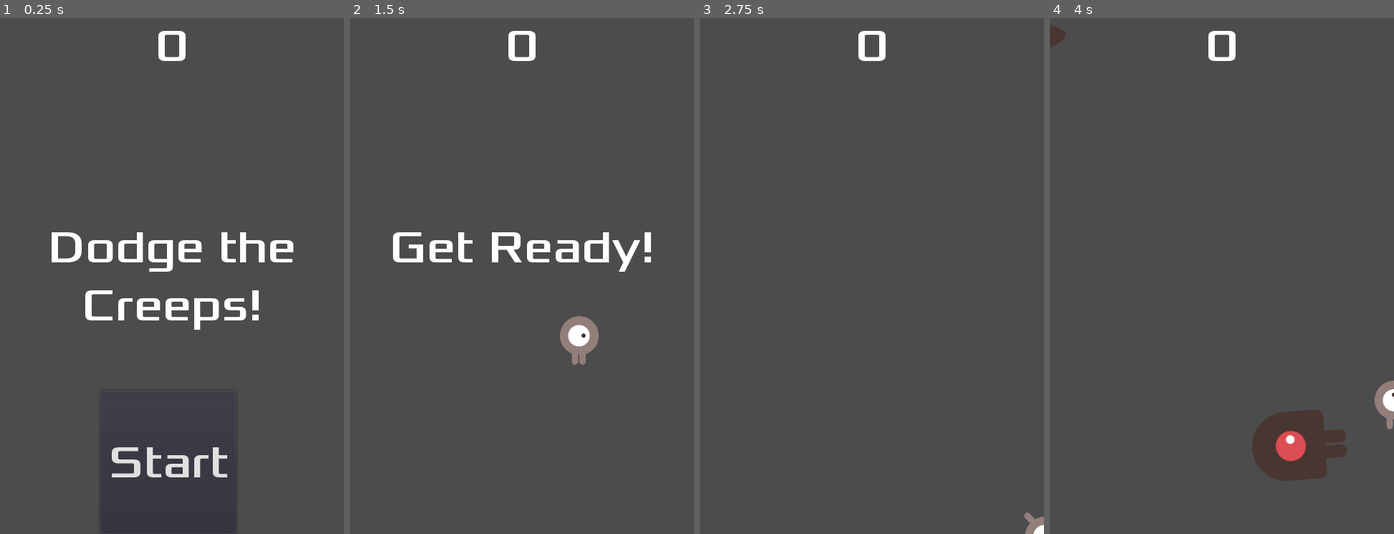
Above: before the commit, frames 1-4 (left to right).
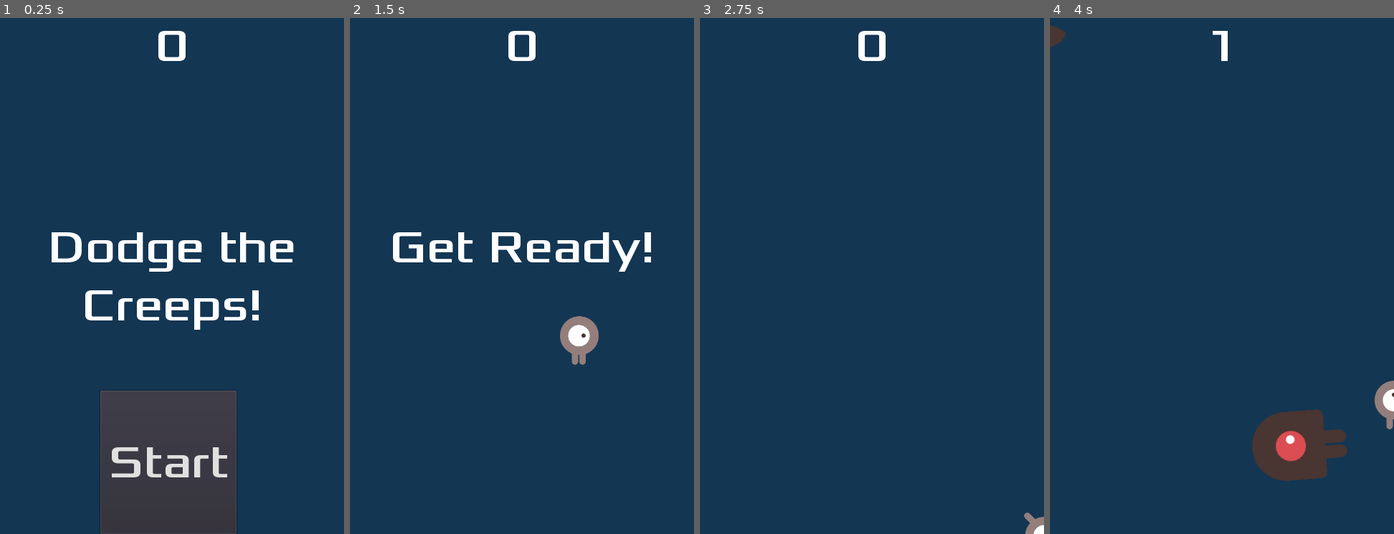
Above: after the commit, the same moments.

Repository: eurogym/godot-first2D-tutorial
Game: Godot game, scene res://Main.tscn
Two runs of this game, one before a commit and one after it. Both use one fixed random seed, a clock stepped at 60 frames per second and the inputs below.
Inputs:
- Up to frame 1 (0.25 s): no input
- Up to frame 2 (1.5 s): click "Start" at 0.5 s; tap Enter (start_game, bound only after the commit) at 1.25, 1.35 s; hold Right (move_right) from 1.28 s (still down)
- Up to frame 3 (2.75 s): release Right (move_right) at 2.03 s; hold Down (move_down) from 2.03 s (still down); tap Enter (start_game, bound only after the commit) at 2.1 s
- Up to frame 4 (4 s): release Down (move_down) at 2.78 s; hold Right (move_right) 2.78-3.53 s; tap Enter (start_game, bound only after the commit) at 2.85, 3.6 s; hold Up (move_up) from 3.53 s (still down)

The runs differ from the first frame. In frame 1, 86% of the frame differs, in the area x 0-100%, y 0-100%; in frame 2, 97%; in frame 3, 100%; in frame 4, 97%.
Error before the commit: Invalid set index 'text' (on base: 'null instance') with value of type 'String'. (res://HUD.gd:22)

Commit message:
Sound, background and Shortcuts

Diff:
--- a/HUD.gd
+++ b/HUD.gd
@@ -19,15 +19,12 @@
 	$StartButton.show()
 
 func update_score(score):
-	$ScoreLabel.text = str(score)
-
-
+	$ScoreLabel.text = String(score)
 
 func _on_MessageTimer_timeout():
 	$Message.hide()
 
 
-
 func _on_StartButton_pressed():
 	$StartButton.hide()
 	emit_signal("start_game")
--- a/HUD.tscn
+++ b/HUD.tscn
@@ -7,10 +7,16 @@
 size = 64
 font_data = ExtResource( 1 )
 
+[sub_resource type="InputEventAction" id=2]
+action = "start_game"
+
+[sub_resource type="ShortCut" id=3]
+shortcut = SubResource( 2 )
+
 [node name="HUD" type="CanvasLayer"]
 script = ExtResource( 2 )
 
-[node name="SoreLabel" type="Label" parent="."]
+[node name="ScoreLabel" type="Label" parent="."]
 anchor_right = 1.0
 margin_bottom = 78.0
 custom_fonts/font = SubResource( 1 )
@@ -37,6 +43,7 @@
 margin_top = -200.0
 margin_right = 90.0
 custom_fonts/font = SubResource( 1 )
+shortcut = SubResource( 3 )
 text = "Start"
 
 [node name="MessageTimer" type="Timer" parent="."]
--- a/Main.gd
+++ b/Main.gd
@@ -13,6 +13,8 @@
 	$ScoreTimer.stop()
 	$MobTimer.stop()
 	$HUD.show_game_over()
+	$Music.stop()
+	$DeathSound.play()
 
 func new_game():
 	score = 0
@@ -21,6 +23,7 @@
 	$HUD.update_score(score)
 	$HUD.show_message("Get Ready!")
 	get_tree().call_group("mobs", "queue_free")
+	$Music.play()
 
 func _on_MobTimer_timeout():
 	var mob = mob_scene.instance()
@@ -42,7 +45,7 @@
 
 func _on_ScoreTimer_timeout():
 	score += 1
-	$HUD.update_score()
+	$HUD.update_score(score)
 
 
 func _on_StartTimer_timeout():
--- a/Main.tscn
+++ b/Main.tscn
@@ -1,9 +1,11 @@
-[gd_scene load_steps=6 format=2]
+[gd_scene load_steps=8 format=2]
 
 [ext_resource path="res://Player.tscn" type="PackedScene" id=1]
 [ext_resource path="res://Main.gd" type="Script" id=2]
 [ext_resource path="res://Mob.tscn" type="PackedScene" id=3]
 [ext_resource path="res://HUD.tscn" type="PackedScene" id=4]
+[ext_resource path="res://art/House In a Forest Loop.ogg" type="AudioStream" id=5]
+[ext_resource path="res://art/gameover.wav" type="AudioStream" id=6]
 
 [sub_resource type="Curve2D" id=1]
 _data = {
@@ -13,6 +15,11 @@
 [node name="Main" type="Node"]
 script = ExtResource( 2 )
 mob_scene = ExtResource( 3 )
+
+[node name="ColorRect" type="ColorRect" parent="."]
+anchor_right = 1.0
+anchor_bottom = 1.0
+color = Color( 0.0784314, 0.215686, 0.329412, 1 )
 
 [node name="Player" parent="." instance=ExtResource( 1 )]
 
@@ -36,6 +43,12 @@
 
 [node name="HUD" parent="." instance=ExtResource( 4 )]
 
+[node name="Music" type="AudioStreamPlayer" parent="."]
+stream = ExtResource( 5 )
+
+[node name="DeathSound" type="AudioStreamPlayer" parent="."]
+stream = ExtResource( 6 )
+
 [connection signal="hit" from="Player" to="." method="game_over"]
 [connection signal="timeout" from="MobTimer" to="." method="_on_MobTimer_timeout"]
 [connection signal="timeout" from="ScoreTimer" to="." method="_on_ScoreTimer_timeout"]
--- a/project.godot
+++ b/project.godot
@@ -47,6 +47,11 @@
 "events": [ Object(InputEventKey,"resource_local_to_scene":false,"resource_name":"","device":0,"alt":false,"shift":false,"control":false,"meta":false,"command":false,"pressed":false,"scancode":16777234,"physical_scancode":0,"unicode":0,"echo":false,"script":null)
  ]
 }
+start_game={
+"deadzone": 0.5,
+"events": [ Object(InputEventKey,"resource_local_to_scene":false,"resource_name":"","device":0,"alt":false,"shift":false,"control":false,"meta":false,"command":false,"pressed":false,"scancode":16777221,"physical_scancode":0,"unicode":0,"echo":false,"script":null)
+ ]
+}
 
 [physics]
 
Not shown: 1 places in HUD.tscn that only renumber resources
